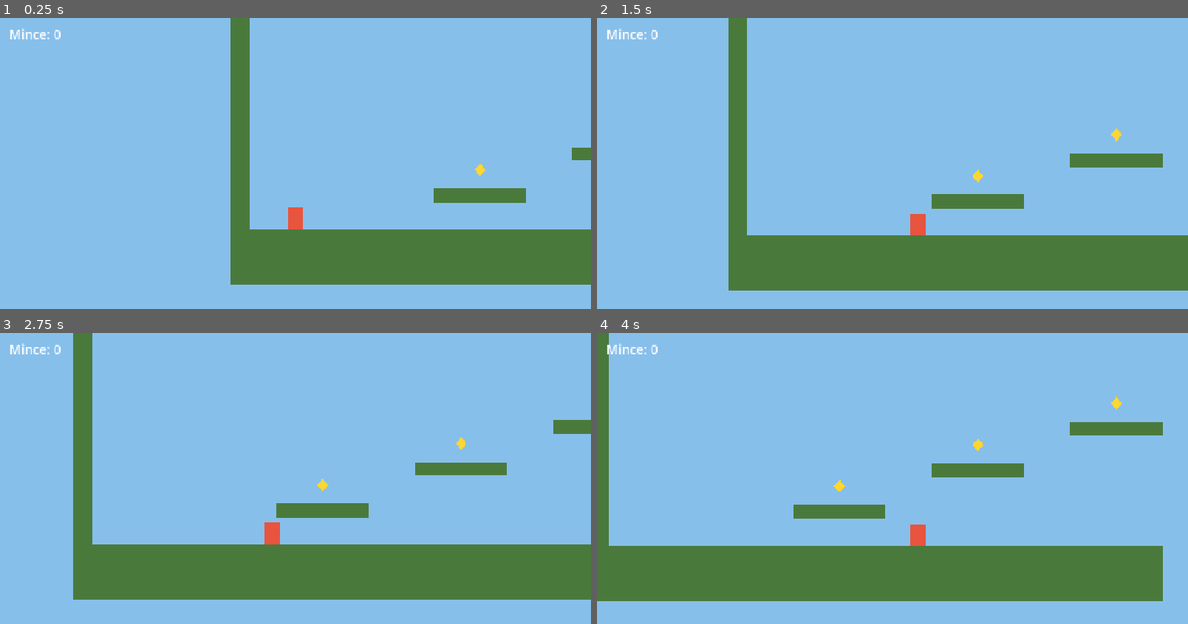
Above: before the commit, frames 1-4 (two rows, left to right).
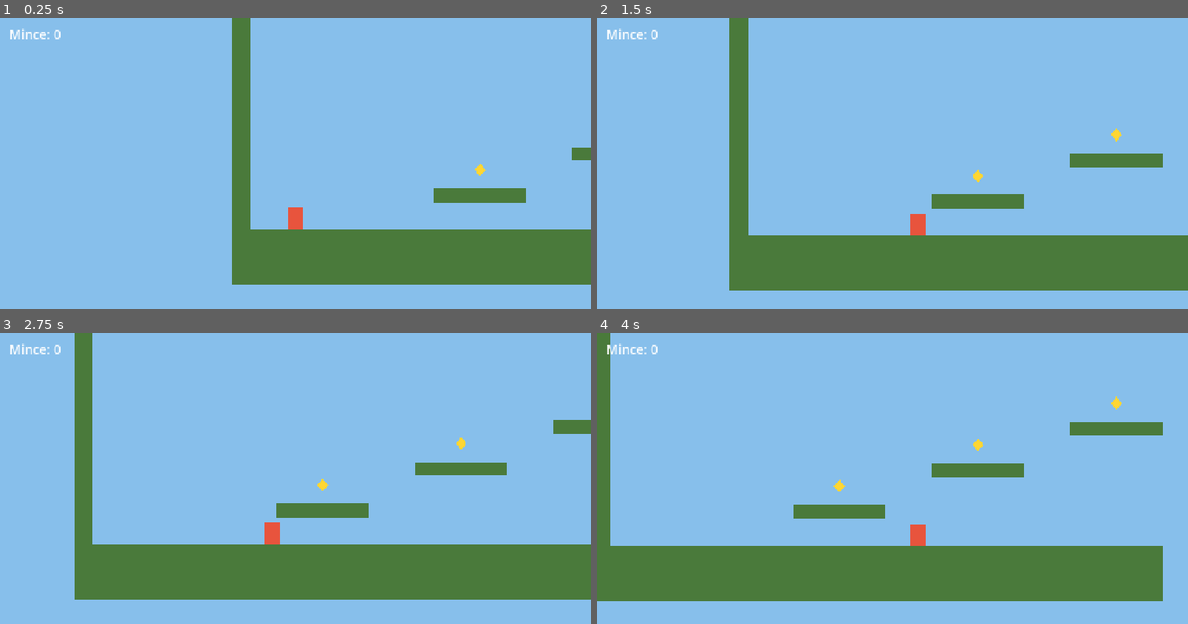
Above: after the commit, the same moments.

Repository: luxopes/gamejam-2026
Game: Godot game, scene res://scenes/level_1.tscn
The game is run twice, just before and just after one commit, with the same random seed, the same clock (stepped at 60 frames per second) and the same inputs.
Inputs:
- Up to frame 1 (0.25 s): no input
- Up to frame 2 (1.5 s): tap Enter at 0.5 s; hold D (move_right) from 0.53 s (still down); tap Space (jump) at 0.77 s
- Up to frame 3 (2.75 s): tap Space (jump) at 1.52 s; release D (move_right) at 2.03 s; hold A (move_left) from 2.03 s (still down)
- Up to frame 4 (4 s): release A (move_left) at 2.78 s; hold D (move_right) from 2.78 s (still down); tap Space (jump) at 3.02, 3.77 s

The runs differ from the first frame. In frame 1, 0.3% of the frame differs, in the area x 39-43%, y 0-92%; in frame 2, 0.3%; in frame 3, 0.2%; in frame 4, 0.2%.

Commit message:
chore: uloží projekt a úroveň ve formátu editoru

Diff:
--- a/project.godot
+++ b/project.godot
@@ -1,5 +1,10 @@
-; Nastavení projektu. Většinu věcí je pohodlnější měnit v editoru:
-; Projekt -> Nastavení projektu.
+; Engine configuration file.
+; It's best edited using the editor UI and not directly,
+; since the parameters that go here are not all obvious.
+;
+; Format:
+;   [section] ; section goes between []
+;   param=value ; assign values to parameters
 
 config_version=5
 
@@ -24,19 +29,33 @@
 
 move_left={
 "deadzone": 0.5,
-"events": [Object(InputEventKey,"resource_local_to_scene":fa …(209 unchanged characters)… "location":0,"echo":false,"script":null), Object(InputEventKey,"resource_local_to_scene":false,"resource_name":"","device":-1,"window_id":0,"alt_pressed":false,"shift_pressed":false,"ctrl_pressed":false,"meta_pressed":false,"pressed":false,"keycode":0,"physical_keycode":4194319,"key_label":0,"unicode":0,"location":0,"echo":false,"script":null), Object(InputEventJoypadButton,"resource_local_to_scene":false,"resource_name":"","device":-1,"button_index":13,"pressure":0.0,"pressed":true,"script":null), Object(InputEventJoypadMotion,"resource_local_to_scene":false,"resource_name":"","device":-1,"axis":0,"axis_value":-1.0,"script":null)]
+"events": [Object(InputEventKey,"resource_local_to_scene":fa …(209 unchanged characters)… "location":0,"echo":false,"script":null)
+, Object(InputEventKey,"resource_local_to_scene":false,"resource_name":"","device":-1,"window_id":0,"alt_pressed":false,"shift_pressed":false,"ctrl_pressed":false,"meta_pressed":false,"pressed":false,"keycode":0,"physical_keycode":4194319,"key_label":0,"unicode":0,"location":0,"echo":false,"script":null)
+, Object(InputEventJoypadButton,"resource_local_to_scene":false,"resource_name":"","device":-1,"button_index":13,"pressure":0.0,"pressed":true,"script":null)
+, Object(InputEventJoypadMotion,"resource_local_to_scene":false,"resource_name":"","device":-1,"axis":0,"axis_value":-1.0,"script":null)
+]
 }
 move_right={
 "deadzone": 0.5,
-"events": [Object(InputEventKey,"resource_local_to_scene":fa …(209 unchanged characters)… "location":0,"echo":false,"script":null), Object(InputEventKey,"resource_local_to_scene":false,"resource_name":"","device":-1,"window_id":0,"alt_pressed":false,"shift_pressed":false,"ctrl_pressed":false,"meta_pressed":false,"pressed":false,"keycode":0,"physical_keycode":4194321,"key_label":0,"unicode":0,"location":0,"echo":false,"script":null), Object(InputEventJoypadButton,"resource_local_to_scene":false,"resource_name":"","device":-1,"button_index":14,"pressure":0.0,"pressed":true,"script":null), Object(InputEventJoypadMotion,"resource_local_to_scene":false,"resource_name":"","device":-1,"axis":0,"axis_value":1.0,"script":null)]
+"events": [Object(InputEventKey,"resource_local_to_scene":fa …(209 unchanged characters)… "location":0,"echo":false,"script":null)
+, Object(InputEventKey,"resource_local_to_scene":false,"resource_name":"","device":-1,"window_id":0,"alt_pressed":false,"shift_pressed":false,"ctrl_pressed":false,"meta_pressed":false,"pressed":false,"keycode":0,"physical_keycode":4194321,"key_label":0,"unicode":0,"location":0,"echo":false,"script":null)
+, Object(InputEventJoypadButton,"resource_local_to_scene":false,"resource_name":"","device":-1,"button_index":14,"pressure":0.0,"pressed":true,"script":null)
+, Object(InputEventJoypadMotion,"resource_local_to_scene":false,"resource_name":"","device":-1,"axis":0,"axis_value":1.0,"script":null)
+]
 }
 jump={
 "deadzone": 0.5,
-"events": [Object(InputEventKey,"resource_local_to_scene":fa …(209 unchanged characters)… "location":0,"echo":false,"script":null), Object(InputEventKey,"resource_local_to_scene":false,"resource_name":"","device":-1,"window_id":0,"alt_pressed":false,"shift_pressed":false,"ctrl_pressed":false,"meta_pressed":false,"pressed":false,"keycode":0,"physical_keycode":87,"key_label":0,"unicode":0,"location":0,"echo":false,"script":null), Object(InputEventKey,"resource_local_to_scene":false,"resource_name":"","device":-1,"window_id":0,"alt_pressed":false,"shift_pressed":false,"ctrl_pressed":false,"meta_pressed":false,"pressed":false,"keycode":0,"physical_keycode":4194320,"key_label":0,"unicode":0,"location":0,"echo":false,"script":null), Object(InputEventJoypadButton,"resource_local_to_scene":false,"resource_name":"","device":-1,"button_index":0,"pressure":0.0,"pressed":true,"script":null)]
+"events": [Object(InputEventKey,"resource_local_to_scene":fa …(209 unchanged characters)… "location":0,"echo":false,"script":null)
+, Object(InputEventKey,"resource_local_to_scene":false,"resource_name":"","device":-1,"window_id":0,"alt_pressed":false,"shift_pressed":false,"ctrl_pressed":false,"meta_pressed":false,"pressed":false,"keycode":0,"physical_keycode":87,"key_label":0,"unicode":0,"location":0,"echo":false,"script":null)
+, Object(InputEventKey,"resource_local_to_scene":false,"resource_name":"","device":-1,"window_id":0,"alt_pressed":false,"shift_pressed":false,"ctrl_pressed":false,"meta_pressed":false,"pressed":false,"keycode":0,"physical_keycode":4194320,"key_label":0,"unicode":0,"location":0,"echo":false,"script":null)
+, Object(InputEventJoypadButton,"resource_local_to_scene":false,"resource_name":"","device":-1,"button_index":0,"pressure":0.0,"pressed":true,"script":null)
+]
 }
 restart={
 "deadzone": 0.5,
-"events": [Object(InputEventKey,"resource_local_to_scene":fa …(209 unchanged characters)… "location":0,"echo":false,"script":null), Object(InputEventJoypadButton,"resource_local_to_scene":false,"resource_name":"","device":-1,"button_index":4,"pressure":0.0,"pressed":true,"script":null)]
+"events": [Object(InputEventKey,"resource_local_to_scene":fa …(209 unchanged characters)… "location":0,"echo":false,"script":null)
+, Object(InputEventJoypadButton,"resource_local_to_scene":false,"resource_name":"","device":-1,"button_index":4,"pressure":0.0,"pressed":true,"script":null)
+]
 }
 
 [rendering]
--- a/scenes/level_1.tscn
+++ b/scenes/level_1.tscn
@@ -1,64 +1,64 @@
-[gd_scene load_steps=7 format=3]
+[gd_scene format=3 uid="uid://8buwgsbrkwc1"]
 
 [ext_resource type="PackedScene" path="res://scenes/player.tscn" id="1"]
 [ext_resource type="PackedScene" path="res://scenes/platform.tscn" id="2"]
 [ext_resource type="PackedScene" path="res://scenes/coin.tscn" id="3"]
-[ext_resource type="PackedScene" path="res://scenes/hazard.tscn" id="4"]
+[ext_resource type="PackedScene" uid="uid://0t06iekngmp2" path="res://scenes/hazard.tscn" id="4"]
 [ext_resource type="PackedScene" path="res://scenes/goal.tscn" id="5"]
 [ext_resource type="PackedScene" path="res://scenes/hud.tscn" id="6"]
 
-[node name="Level1" type="Node2D"]
+[node name="Level1" type="Node2D" unique_id=635269604]
 
-[node name="Platforms" type="Node2D" parent="."]
+[node name="Platforms" type="Node2D" parent="." unique_id=1360704054]
 
-[node name="FloorLeft" parent="Platforms" instance=ExtResource("2")]
+[node name="FloorLeft" parent="Platforms" unique_id=2108979309 instance=ExtResource("2")]
 position = Vector2(0, 600)
 size = Vector2(1200, 120)
 
-[node name="FloorRight" parent="Platforms" instance=ExtResource("2")]
+[node name="FloorRight" parent="Platforms" unique_id=2076769242 instance=ExtResource("2")]
 position = Vector2(1360, 600)
 size = Vector2(1000, 120)
 
-[node name="WallLeft" parent="Platforms" instance=ExtResource("2")]
-position = Vector2(-40, 0)
+[node name="WallLeft" parent="Platforms" unique_id=569903256 instance=ExtResource("2")]
+position = Vector2(-38, 0)
 size = Vector2(40, 720)
 
-[node name="WallRight" parent="Platforms" instance=ExtResource("2")]
+[node name="WallRight" parent="Platforms" unique_id=1182497062 instance=ExtResource("2")]
 position = Vector2(2360, 0)
 size = Vector2(40, 720)
 
-[node name="Step1" parent="Platforms" instance=ExtResource("2")]
+[node name="Step1" parent="Platforms" unique_id=1421788884 instance=ExtResource("2")]
 position = Vector2(400, 510)
 
-[node name="Step2" parent="Platforms" instance=ExtResource("2")]
+[node name="Step2" parent="Platforms" unique_id=539878959 instance=ExtResource("2")]
 position = Vector2(700, 420)
 
-[node name="Step3" parent="Platforms" instance=ExtResource("2")]
+[node name="Step3" parent="Platforms" unique_id=534647170 instance=ExtResource("2")]
 position = Vector2(1000, 330)
 
-[node name="Coins" type="Node2D" parent="."]
+[node name="Coins" type="Node2D" parent="." unique_id=1172706159]
 
-[node name="Coin1" parent="Coins" instance=ExtResource("3")]
+[node name="Coin1" parent="Coins" unique_id=2069637906 instance=ExtResource("3")]
 position = Vector2(500, 470)
 
-[node name="Coin2" parent="Coins" instance=ExtResource("3")]
+[node name="Coin2" parent="Coins" unique_id=454997296 instance=ExtResource("3")]
 position = Vector2(800, 380)
 
-[node name="Coin3" parent="Coins" instance=ExtResource("3")]
+[node name="Coin3" parent="Coins" unique_id=1873577162 instance=ExtResource("3")]
 position = Vector2(1100, 290)
 
-[node name="Coin4" parent="Coins" instance=ExtResource("3")]
+[node name="Coin4" parent="Coins" unique_id=929171044 instance=ExtResource("3")]
 position = Vector2(1280, 460)
 
-[node name="Hazards" type="Node2D" parent="."]
+[node name="Hazards" type="Node2D" parent="." unique_id=1523307411]
 
-[node name="Hazard1" parent="Hazards" instance=ExtResource("4")]
+[node name="Hazard1" parent="Hazards" unique_id=1916625067 instance=ExtResource("4")]
 position = Vector2(1700, 600)
 
-[node name="Goal" parent="." instance=ExtResource("5")]
+[node name="Goal" parent="." unique_id=1783578996 instance=ExtResource("5")]
 position = Vector2(2250, 600)
 
-[node name="Player" parent="." instance=ExtResource("1")]
+[node name="Player" parent="." unique_id=1439967328 instance=ExtResource("1")]
 position = Vector2(100, 600)
 
-[node name="HUD" parent="." instance=ExtResource("6")]
+[node name="HUD" parent="." unique_id=1906354560 instance=ExtResource("6")]
